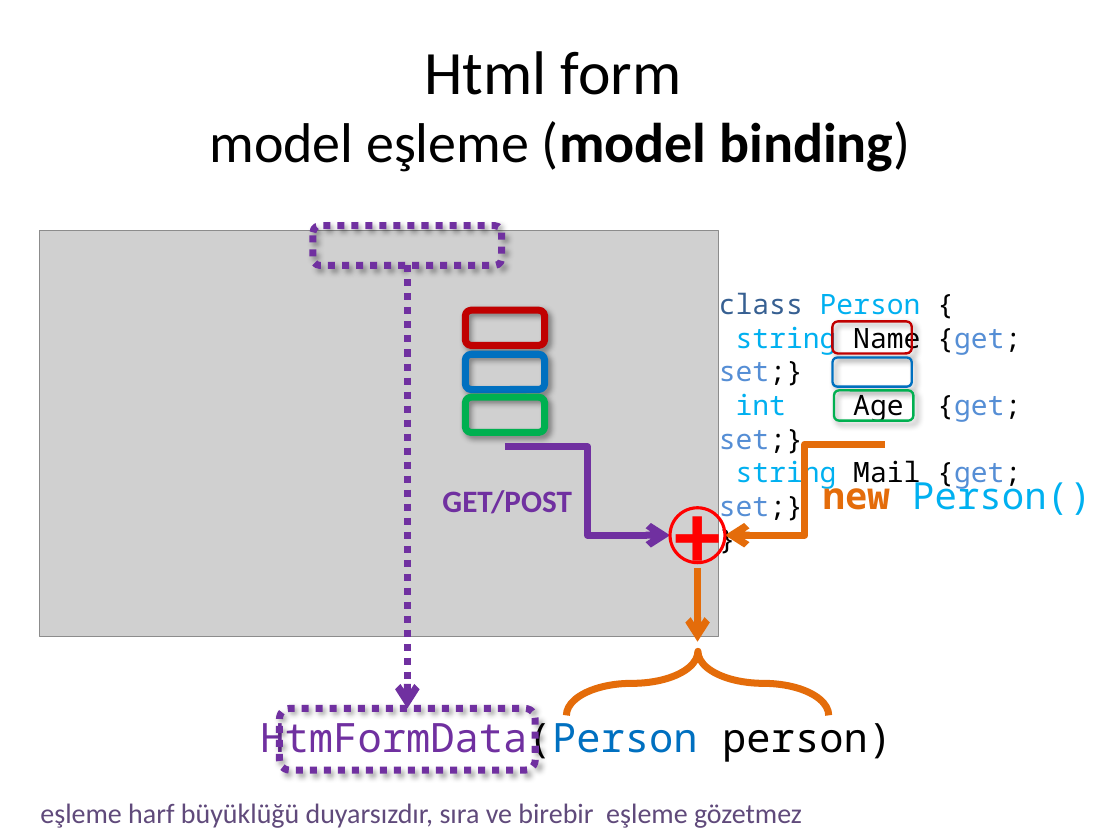
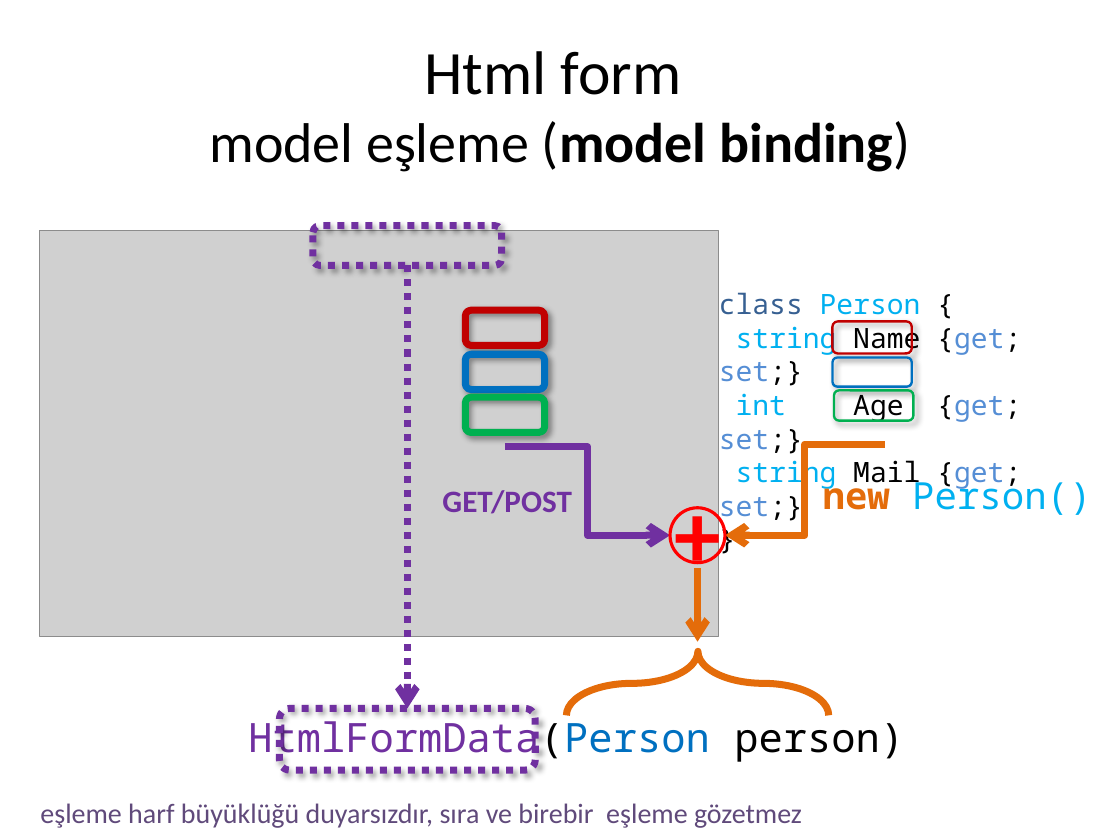
Before and after one commit to cemmerven/attrac, a slide deck: slide 8 of AttendanceTracker/Html form ve veri aktarımı.pptx. Drawn at 1120x840 pixels with LibreOffice and Linux fonts; fonts in the diff are those of the drawing; grey boxes stand for pictures. Boxes give left, top, right and bottom in pixels: in the first picture for what was removed or moved away, otherwise in the second. Text is boxed around its words. In the diff, an @@ line names an element or a change of style, - is before the commit and + after.

Commit message:
added HtmlHelper topics

```diff
--- a/AttendanceTracker/Html form ve veri aktarımı.pptx
+++ b/AttendanceTracker/Html form ve veri aktarımı.pptx
@@ text at box(248, 715, 904, 764): text changed @@
-HtmFormData(Person person)
+HtmlFormData(Person person)
```
Also in this commit, not shown: 7 other slides changed, 2 slides added, 9 other files.
